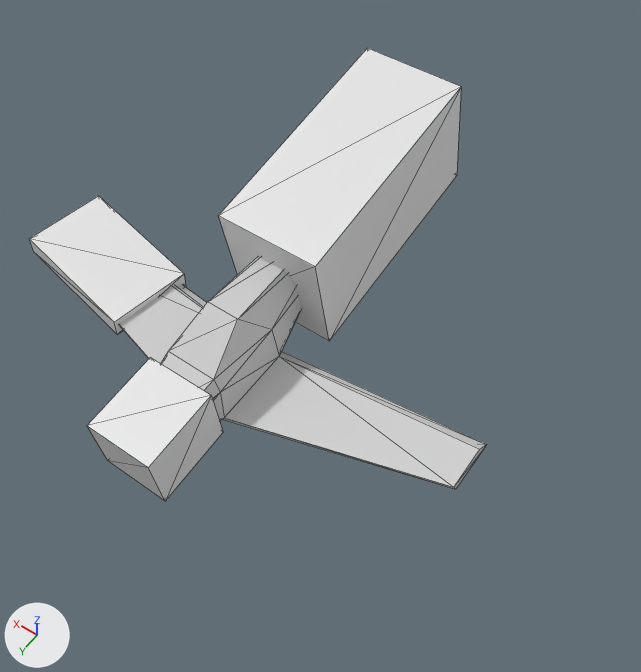
The glTF model lib/roa_renderer/test/functional/assets/plane_trainer.gltf: old version first, new version second.
The view is the same before and after, from a 50 mm lens placed at (-4.15, 4.15, 7.67), pointed at (-0.68, -0.72, 0.02). Every picture has the same lights, and +X, +Y and +Z are marked at lower left. Mesh edges are drawn as thin lines. Where no turn or scale is listed for an object, it has been applied to the vertices.
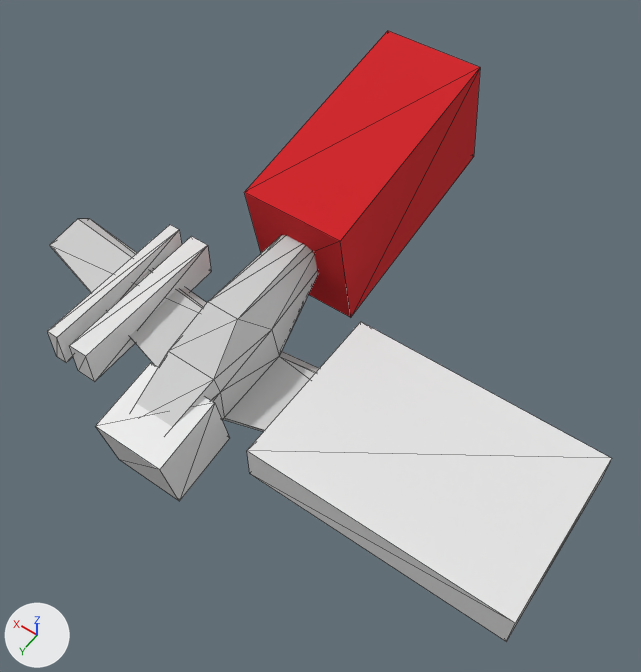
What differs and where, as boxes (x1, y1, x2, y2) in the pictures (641 x 672 px):
'Cube.004', added
    after: (247, 322, 612, 642)
'Cube', recoloured, moved (grey to red)
    before: (218, 48, 461, 341)
    after: (244, 31, 480, 317)
'Cube.002', moved, rescaled, turned
    before: (29, 196, 186, 334)
    after: (69, 236, 211, 381)
'Cube.001', moved, turned, rescaled
    before: (87, 357, 223, 501)
    after: (96, 363, 229, 501)
'Cube.003', added
    after: (47, 225, 182, 363)

The change, as a diff of the scene's bpy script:
```diff
--- a/lib/roa_renderer/test/functional/assets/plane_trainer.gltf.py
+++ b/lib/roa_renderer/test/functional/assets/plane_trainer.gltf.py
@@ mat_material @@
+mat_material = principled_material('Material')
+mat_material.base_color = (0.64, 0.00904, 0.0144)  # red #d11820
+mat_material.roughness = 1.0
@@ me_cube_002 @@
 me_cube_002.from_pydata(...)  # 8 vertices, 12 faces; spans x -0.62..0.62, y -1.52..1.52, z -0.99..0.99
+me_cube_002.materials.append(mat_material)  # red #d11820
@@ me_cube_009 @@
+me_cube_009.from_pydata(...)  # a box spanning x -1.48..1.48, y -1.0..1.0, z -0.23..0.23
@@ me_cube_008 @@
+me_cube_008.from_pydata(...)  # a box spanning x -0.07..0.07, y -1.0..1.0, z -0.23..0.23
@@ ob_cube @@
 ob_cube = bpy.data.objects.new('Cube', me_cube_002)
-ob_cube.location = (0.0, -2.22, 0.61)
+ob_cube.location = (0.0, -2.65, 0.61)
@@ ob_cube_001 @@
 ob_cube_001 = bpy.data.objects.new('Cube.001', me_cube_003)
-ob_cube_001.location = (0.0, 1.178, -0.0479)
-ob_cube_001.rotation_euler = (-0.0994, 0.0, 0.0)  # degrees (-5.7, 0, 0)
-ob_cube_001.scale = (0.403, 0.469, 0.396)
+ob_cube_001.location = (0.0, 1.1, -0.212)
+ob_cube_001.rotation_euler = (-0.153, 0.0, 0.0)  # degrees (-8.8, 0, 0)
+ob_cube_001.scale = (0.427, 0.427, 0.427)
@@ ob_cube_002 @@
 ob_cube_002 = bpy.data.objects.new('Cube.002', me_cube_004)
-ob_cube_002.location = (2.08, -0.236, -0.114)
-ob_cube_002.rotation_euler = (-0.0234, -0.0959, -0.168)  # degrees (-1.3, -5.5, -9.6)
-ob_cube_002.scale = (0.814, 0.505, 0.123)
+ob_cube_002.location = (1.275, 0.0, -0.135)
+ob_cube_002.scale = (0.125, 1.0, 0.231)
@@ ob_cube_004 @@
+ob_cube_004 = bpy.data.objects.new('Cube.004', me_cube_009)
+ob_cube_004.location = (-2.43, -0.09, -0.14)
@@ ob_cube_003 @@
+ob_cube_003 = bpy.data.objects.new('Cube.003', me_cube_008)
+ob_cube_003.location = (1.66, 0.0, -0.14)
```
